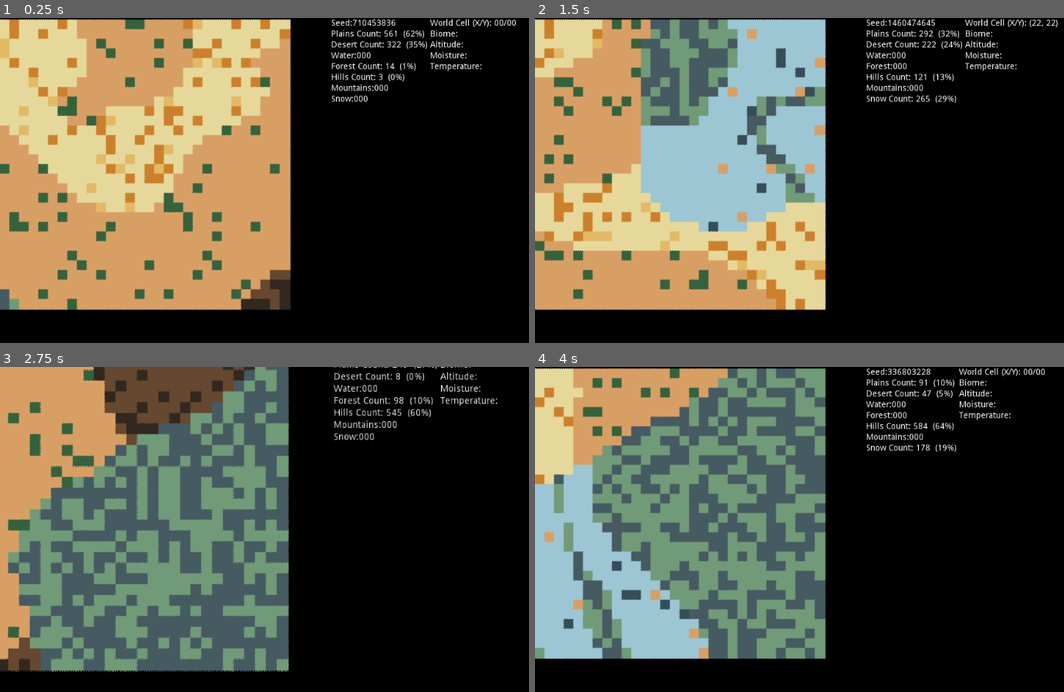
Above: before the commit, frames 1-4 (two rows, left to right).
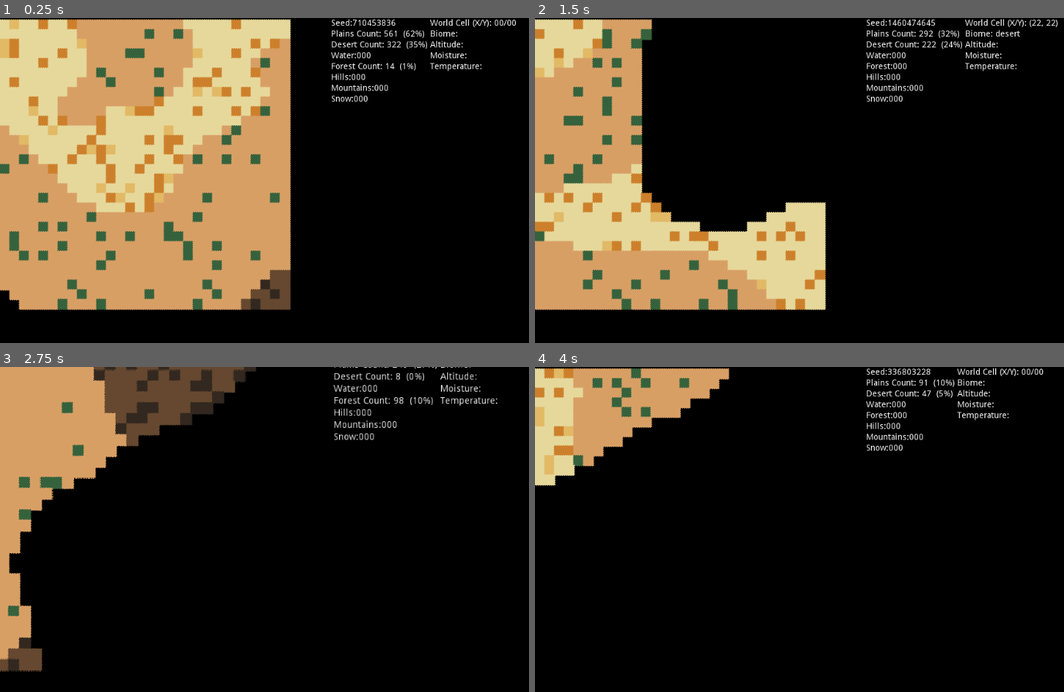
Above: after the commit, the same moments.

Repository: devonps/simple-terrain-gen
Game: Godot game, scene res://WorldGenerator.tscn
The game is run twice, just before and just after one commit, with the same random seed, the same clock (stepped at 60 frames per second) and the same inputs.
Inputs (mouse positions are in pixels of both pictures, inside the frame that each line leads up to):
- Up to frame 1 (0.25 s): no input
- Up to frame 2 (1.5 s): tap Enter (ui_accept) at 0.5, 0.77, 1.25 s; move the mouse to (979, 180) at 0.52 s; hold Mouse wheel up (zoom_in) 0.53-1.25 s; click (979, 180) at 0.67 s; drag from (720, 216) to (815, 271) at 1.27 s
- Up to frame 3 (2.75 s): tap Enter (ui_accept) at 2 s; move the mouse to (370, 467) at 2.02 s; hold Mouse wheel up (zoom_in) from 2.03 s (still down); click (370, 467) at 2.17 s
- Up to frame 4 (4 s): release Mouse wheel up (zoom_in) at 2.75 s; tap Enter (ui_accept) at 2.75, 3.5, 3.77 s; drag from (815, 620) to (656, 493) at 2.77 s; move the mouse to (1026, 601) at 3.52 s; hold Mouse wheel up (zoom_in) from 3.53 s (still down); click (1026, 601) at 3.67 s

The runs differ from the first frame. In frame 1, 12% of the frame differs, in the area x 0-77%, y 0-91%; in frame 2, 29%; in frame 3, 40%; in frame 4, 45%, in the area x 0-97%, y 0-91%.
Error after the commit: Invalid get index '(44, 16)' (on base: 'Dictionary'). (res://Camera2D.gd:38)

Commit message:
Basic world biome data captured and displayed

Diff:
--- a/Camera2D.gd
+++ b/Camera2D.gd
@@ -7,14 +7,16 @@
 var zoom_level :=1.0 setget _set_zoom_level
 
 onready var cellLabel = get_parent().get_node("debug/HBoxContainer/cell/cellLabel")
-
+onready var biomeLabel = get_parent().get_node("debug/HBoxContainer/cell/biomeLabel")
+onready var worldData = get_parent().biome
 
 func _input(event):
 
 	if event is InputEventMouseMotion:
-		var mousePosition = get_parent().get_node("TileMap").world_to_map(get_global_mouse_position())
-#		World Cell (X/Y): 00/00
-		cellLabel.text = "World Cell (X/Y): " + str(mousePosition)
+		_update_world_cell_info()
+
+	if Input.is_mouse_button_pressed(BUTTON_LEFT):
+		_update_cell_biome_data()
 
 	# drag the map around
 	if event is InputEventMouseMotion and Input.is_mouse_button_pressed(BUTTON_RIGHT):
@@ -30,3 +32,21 @@
 func _set_zoom_level(value: float):
 	zoom_level = clamp(value, zoomMin, zoomMax)
 	zoom = Vector2(zoom_level, zoom_level)
+
+func _update_cell_biome_data():
+		var mousePosition = get_cell()
+		var cell = worldData[mousePosition]
+		var biomeData = cell['biome']
+		biomeLabel.text = "Biome: "  + biomeData
+
+
+func _update_world_cell_info():
+	var mousePosition = get_cell()
+	if mouse_is_inside_game_world(mousePosition):
+		cellLabel.text = "World Cell (X/Y): " + str(mousePosition)
+
+func mouse_is_inside_game_world(mousePosition):
+	return (mousePosition.x > -1) and (mousePosition.x < 30) and (mousePosition.y > -1) and (mousePosition.y < 30)
+
+func get_cell():
+	return get_parent().get_node("TileMap").world_to_map(get_global_mouse_position())
--- a/WorldGenerator.gd
+++ b/WorldGenerator.gd
@@ -2,6 +2,7 @@
 
 export var width = 30
 export var height = 30
+export var biome = {}
 
 onready var tilemap = $TileMap
 onready var townsMap = $towns
@@ -17,11 +18,18 @@
 var temperature = {}
 var moisture = {}
 var altitude = {}
-var biome = {}
 var openSimplexNoise = OpenSimplexNoise.new()
 var number_of_towns = 30
 var number_towns_too_close = 0
 var max_tiles:float = 900.0
+var worldCells = {}
+#
+# position in world - Vector 2D
+# moisture value: float
+# temperature value: float
+# altitude value: float
+# biome: string
+# {position: (2,2), biome:plains, moisture:0.01, temperature:0.01, altitude:0.01}
 
 var tiles = {
 	"grass_light": 0,
@@ -92,6 +100,7 @@
 	altitude = generate_map(150,5)
 	set_tile(width, height)
 #	place_towns(number_of_towns)
+	print(biome)
 
 
 func _input(event):
@@ -142,7 +151,6 @@
 	return found_safe_loc
 
 
-
 func set_tile(map_width, map_height):
 	for x in map_width:
 		for y in map_height:
@@ -150,57 +158,17 @@
 			var alt = altitude[pos]
 			var temp = temperature[pos]
 			var moist = moisture[pos]
-
 			# ground terrain comes first
 			if between(alt, 0.0, 0.3):
-#				add_ground_biome(moist, pos)
-				#desert
-				if between(moist, 0.0, 0.05):
-					biome[pos] = "desert"
-					tilemap.set_cellv(pos, random_tile(biome_data,"desert"))
-					updateBiomeCount("desert")
-					desert_tile_count += 1
-				#plains
-				elif between(moist, 0.05, 0.4):
-					biome[pos] = "plains"
-					tilemap.set_cellv(pos, random_tile(biome_data,"plains"))
-					updateBiomeCount("plains")
-					plains_tile_count += 1
-					#forests
-				elif between(moist, 0.4, 0.85):
-					biome[pos] = "forest"
-					tilemap.set_cellv(pos, random_tile(biome_data,"forest"))
-					updateBiomeCount("forest")
-					forest_tile_count += 1
-				#lake/body of water
-				elif between(moist, 0.85, 1.0):
-					biome[pos] = "water"
-					tilemap.set_cellv(pos, random_tile(biome_data,"water"))
-					updateBiomeCount("water")
-					water_tile_count += 1
+				add_ground_biome(pos, moist, temp, alt)
 			else:
 			# then anything above ground level
-#				add_non_ground_biome(moist, pos, alt)
-					#hills
-				if between(alt, 0.3, 0.8):
-					if between(moist, 0.01, 0.09):
-						biome[pos] = "snow"
-						tilemap.set_cellv(pos, random_tile(biome_data,"snow"))
-						updateBiomeCount("snow")
-						snow_tile_count += 1
-					else:
-						biome[pos] = "hills"
-						tilemap.set_cellv(pos, random_tile(biome_data,"hills"))
-						updateBiomeCount("hills")
-						hills_tile_count += 1
-				#mountains
-				elif between(alt, 0.8, 1.0):
-					biome[pos] = "mountains"
-					tilemap.set_cellv(pos, random_tile(biome_data,"mountains"))
-					updateBiomeCount("mountains")
-					mountains_tile_count += 1
-	print("Tiles placed")
-	print(plains_tile_count)
+#				add_non_ground_biome(pos, moist, temp, alt)
+				pass
+	update_debug_terrain_labels()
+
+
+func update_debug_terrain_labels():
 	seedlabel.text = "Seed:" + str(openSimplexNoise.seed)
 	if plains_tile_count > 0:
 		plainslabel.visible = true
@@ -224,51 +192,54 @@
 		snowlabel.visible = true
 		snowlabel.text = format_coverage_string("Snow", snow_tile_count)
 
-func add_ground_biome(moist, pos):
+
+func add_ground_biome(pos, moist:float, temp:float, alt:float):
 	#desert
 	if between(moist, 0.0, 0.05):
-		biome[pos] = "desert"
+		biome[pos] = {"biome":"desert", "moist": moist, "temp": temp, "alt": alt}
 		tilemap.set_cellv(pos, random_tile(biome_data,"desert"))
 		updateBiomeCount("desert")
 		desert_tile_count += 1
 	#plains
 	elif between(moist, 0.05, 0.4):
-		biome[pos] = "plains"
+		biome[pos] = {"biome":"plains", "moist": moist, "temp": temp, "alt": alt}
 		tilemap.set_cellv(pos, random_tile(biome_data,"plains"))
 		updateBiomeCount("plains")
 		plains_tile_count += 1
 		#forests
 	elif between(moist, 0.4, 0.85):
-		biome[pos] = "forest"
+		biome[pos] = {"biome":"forest", "moist": moist, "temp": temp, "alt": alt}
 		tilemap.set_cellv(pos, random_tile(biome_data,"forest"))
 		updateBiomeCount("forest")
 		forest_tile_count += 1
 	#lake/body of water
 	elif between(moist, 0.85, 1.0):
-		biome[pos] = "water"
+		biome[pos] = {"biome":"water", "moist": moist, "temp": temp, "alt": alt}
 		tilemap.set_cellv(pos, random_tile(biome_data,"water"))
 		updateBiomeCount("water")
 		water_tile_count += 1
 
-func add_non_ground_biome(moist, pos, alt):
+
+func add_non_ground_biome(pos, moist, temp, alt):
 		#hills
 	if between(alt, 0.3, 0.8):
 		if between(moist, 0.01, 0.09):
-			biome[pos] = "snow"
+			biome[pos] = {"biome":"snow", "moist": moist, "temp": temp, "alt": alt}
 			tilemap.set_cellv(pos, random_tile(biome_data,"snow"))
 			updateBiomeCount("snow")
 			snow_tile_count += 1
 		else:
-			biome[pos] = "hills"
+			biome[pos] = {"biome":"hills", "moist": moist, "temp": temp, "alt": alt}
 			tilemap.set_cellv(pos, random_tile(biome_data,"hills"))
 			updateBiomeCount("hills")
 			hills_tile_count += 1
 	#mountains
 	elif between(alt, 0.8, 1.0):
-		biome[pos] = "mountains"
+		biome[pos] = {"biome":"mountains", "moist": moist, "temp": temp, "alt": alt}
 		tilemap.set_cellv(pos, random_tile(biome_data,"mountains"))
 		updateBiomeCount("mountains")
 		mountains_tile_count += 1
+
 
 func format_coverage_string(biomeString, biomeCount) -> String:
 	var percent_string = " (%d%%)"
@@ -282,9 +253,11 @@
 	counter += 1
 	biomeCounts[biomeType] = counter
 
+
 func between(val, start, end):
 	if start <= val and val < end:
 		return true
+
 
 func random_tile(data, this_biome):
 	var current_biome = data[this_biome]
